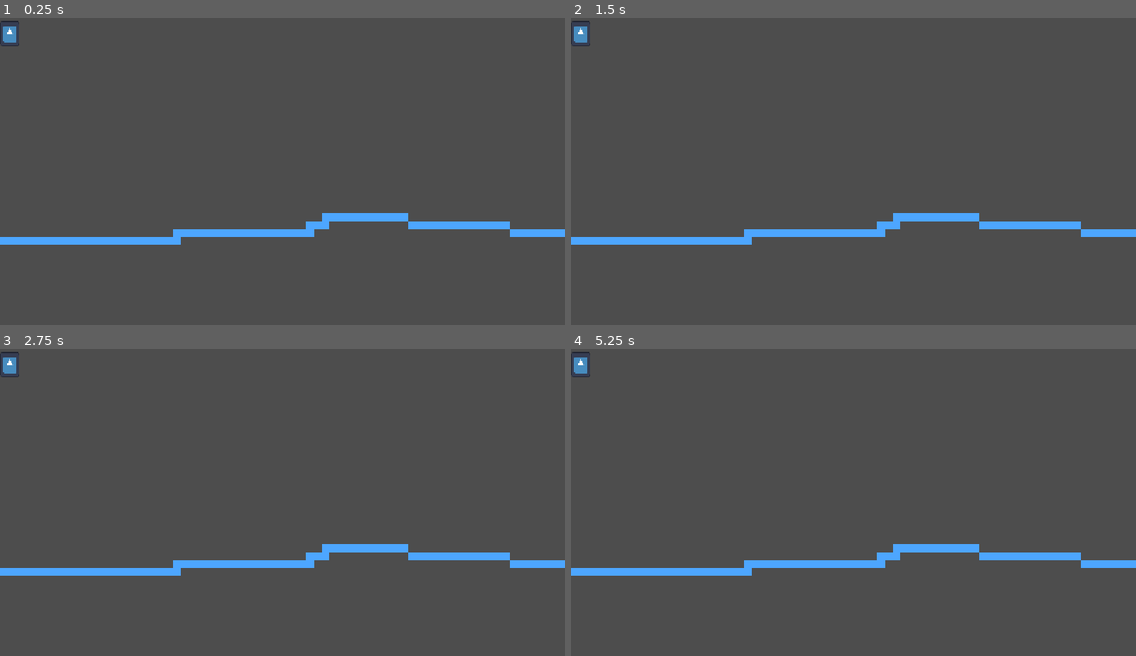
Above: before the commit, frames 1-4 (two rows, left to right).
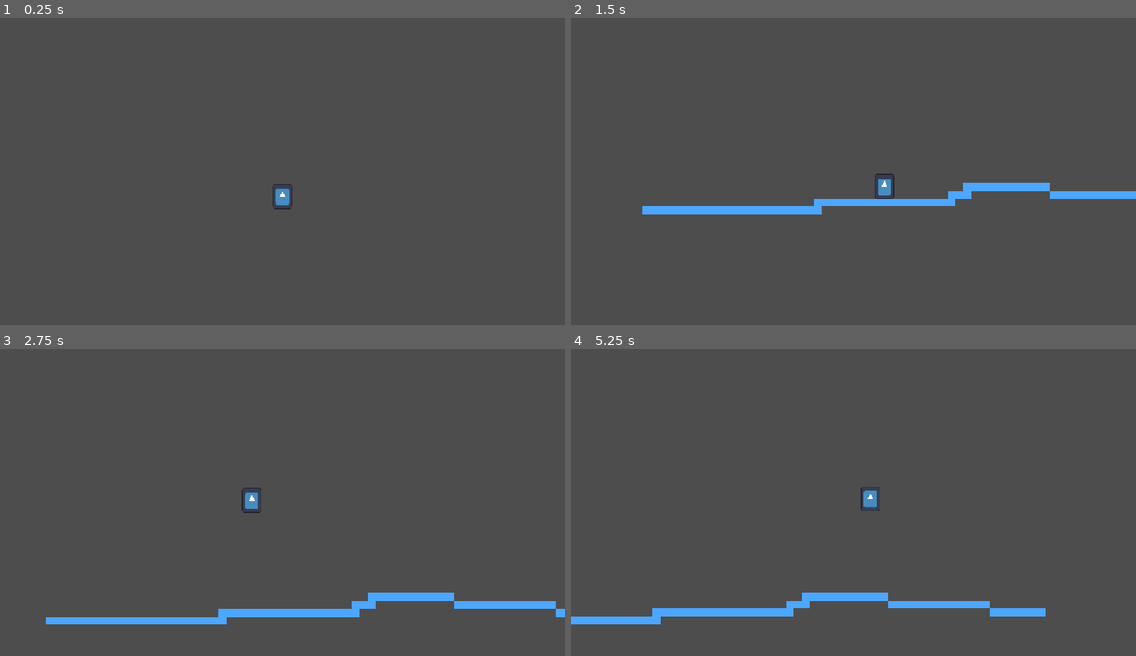
Above: after the commit, the same moments.

Repository: AAA-like-the-batterie/A-game
Game: Godot game, scene res://main.tscn
Two runs of this game, one before a commit and one after it. Both use one fixed random seed, a clock stepped at 60 frames per second and the inputs below. Before the commit the project has no main scene; this scene is started directly in both runs. The engine's default icon, where the game draws it, is replaced by a stand-in: a white triangle on a blue panel in a dark square.
Inputs (mouse positions are in pixels of both pictures, inside the frame that each line leads up to):
- Up to frame 1 (0.25 s): no input
- Up to frame 2 (1.5 s): tap Enter at 0.5 s; move the mouse to (977, 159) at 0.52 s; hold D (right, bound only after the commit) from 0.53 s (still down); tap Space (jump, bound only after the commit) at 0.6, 0.77, 1.07 s; click (977, 159) at 0.67 s; move the mouse to (740, 192) at 1.27 s; tap Alt at 1.35 s
- Up to frame 3 (2.75 s): tap Space (jump, bound only after the commit) at 1.52, 1.55, 1.82, 2.3 s; move the mouse to (339, 438) at 2.02 s; release D (right, bound only after the commit) at 2.03 s; hold Left (left, bound only after the commit) from 2.03 s (still down); tap Shift at 2.1 s
- Up to frame 4 (5.25 s): move the mouse to (825, 570) at 2.77 s; release Left (left, bound only after the commit) at 2.78 s; hold D (right, bound only after the commit) 2.78-4.28 s; tap Space (jump, bound only after the commit) at 2.85, 3.02, 3.32, 3.77, 3.8, 4.07, 4.52, 4.55, 4.82, 5.1 s; click (825, 570) at 2.92 s; move the mouse to (1023, 554) at 3.52 s; tap Alt at 3.6 s; move the mouse to (684, 459) at 4.27 s; hold Left (left, bound only after the commit) 4.28-5.03 s; tap Shift at 4.35 s; move the mouse to (881, 508) at 5.02 s; hold D (right, bound only after the commit) from 5.03 s (still down); click (881, 508) at 5.17 s

The runs differ from the first frame. In frame 1, 3.0% of the frame differs, in the area x 0-100%, y 0-74%; in frame 2, 5.4%; in frame 3, 5.4%, in the area x 0-100%, y 0-90%; in frame 4, 5.3%.

Commit message:
I've just finished the tutorial to make a basic platformer ! I've modified the speed and velocity of the player, and add a camera !

Diff:
--- a/main.tscn
+++ b/main.tscn
@@ -1,5 +1,6 @@
 [gd_scene format=4 uid="uid://c0qqje1hn5jpw"]
 
+[ext_resource type="Script" uid="uid://nlgo8kkpeout" path="res://player.gd" id="1_h2yge"]
 [ext_resource type="Texture2D" uid="uid://bnfr4sa5nch0b" path="res://icon.svg" id="1_ig7tw"]
 [ext_resource type="Texture2D" uid="uid://d1uc6hp6s6myw" path="res://FOND.png" id="2_0xm2m"]
 
@@ -529,6 +530,7 @@
 
 [node name="Player" type="CharacterBody2D" parent="." unique_id=2103296789]
 position = Vector2(22, 28)
+script = ExtResource("1_h2yge")
 
 [node name="Sprite2D" type="Sprite2D" parent="Player" unique_id=518858450]
 position = Vector2(-2, 4)
@@ -539,6 +541,11 @@
 position = Vector2(-2, 4)
 shape = SubResource("RectangleShape2D_nx3u1")
 
+[node name="Camera2D" type="Camera2D" parent="Player" unique_id=1776400328]
+position = Vector2(-2, 4)
+position_smoothing_enabled = true
+position_smoothing_speed = 7.0
+
 [node name="TileMapLayer" type="TileMapLayer" parent="." unique_id=1718142728]
 tile_map_data = PackedByteArray("AAAAABwAAAAAAAUAAAABABwAAAAAAAUAAAACABwAAAAAAAUAAAADABwAAAAAAAUAAAAEABwAAAAAAAUAAAAFAB …(1120 unchanged characters)…
 tile_set = SubResource("TileSet_a1uyq")
--- /dev/null
+++ b/player.gd
@@ -0,0 +1,25 @@
+extends CharacterBody2D
+
+
+const SPEED = 500.0
+const JUMP_VELOCITY = -900.0
+
+
+func _physics_process(delta: float) -> void:
+	# Add the gravity.
+	if not is_on_floor():
+		velocity += get_gravity() * delta
+
+	# Handle jump.
+	if Input.is_action_just_pressed("jump") and is_on_floor():
+		velocity.y = JUMP_VELOCITY
+
+	# Get the input direction and handle the movement/deceleration.
+	# As good practice, you should replace UI actions with custom gameplay actions.
+	var direction := Input.get_axis("left", "right")
+	if direction:
+		velocity.x = direction * SPEED
+	else:
+		velocity.x = move_toward(velocity.x, 0, SPEED)
+
+	move_and_slide()
--- a/project.godot
+++ b/project.godot
@@ -11,6 +11,7 @@
 [application]
 
 config/name="A game"
+run/main_scene="uid://c0qqje1hn5jpw"
 config/features=PackedStringArray("4.7", "Mobile")
 config/icon="uid://bnfr4sa5nch0b"
 
@@ -23,9 +24,31 @@
 
 enabled=PackedStringArray("res://addons/godot_super-wakatime/plugin.cfg")
 
+[input]
+
+right={
+"deadzone": 0.2,
+"events": [Object(InputEventKey,"resource_local_to_scene":false,"resource_name":"","device":-1,"window_id":0,"alt_pressed":false,"shift_pressed":false,"ctrl_pressed":false,"meta_pressed":false,"pressed":false,"keycode":0,"physical_keycode":68,"key_label":0,"unicode":100,"location":0,"echo":false,"script":null)
+, Object(InputEventKey,"resource_local_to_scene":false,"resource_name":"","device":-1,"window_id":0,"alt_pressed":false,"shift_pressed":false,"ctrl_pressed":false,"meta_pressed":false,"pressed":false,"keycode":0,"physical_keycode":4194321,"key_label":0,"unicode":0,"location":0,"echo":false,"script":null)
+]
+}
+left={
+"deadzone": 0.2,
+"events": [Object(InputEventKey,"resource_local_to_scene":false,"resource_name":"","device":-1,"window_id":0,"alt_pressed":false,"shift_pressed":false,"ctrl_pressed":false,"meta_pressed":false,"pressed":false,"keycode":0,"physical_keycode":4194319,"key_label":0,"unicode":0,"location":0,"echo":false,"script":null)
+, Object(InputEventKey,"resource_local_to_scene":false,"resource_name":"","device":-1,"window_id":0,"alt_pressed":false,"shift_pressed":false,"ctrl_pressed":false,"meta_pressed":false,"pressed":false,"keycode":0,"physical_keycode":81,"key_label":0,"unicode":97,"location":0,"echo":false,"script":null)
+]
+}
+jump={
+"deadzone": 0.2,
+"events": [Object(InputEventKey,"resource_local_to_scene":false,"resource_name":"","device":-1,"window_id":0,"alt_pressed":false,"shift_pressed":false,"ctrl_pressed":false,"meta_pressed":false,"pressed":false,"keycode":0,"physical_keycode":32,"key_label":0,"unicode":32,"location":0,"echo":false,"script":null)
+, Object(InputEventKey,"resource_local_to_scene":false,"resource_name":"","device":-1,"window_id":0,"alt_pressed":false,"shift_pressed":false,"ctrl_pressed":false,"meta_pressed":false,"pressed":false,"keycode":0,"physical_keycode":4194320,"key_label":0,"unicode":0,"location":0,"echo":false,"script":null)
+]
+}
+
 [physics]
 
 3d/physics_engine="Jolt Physics"
+2d/default_gravity=2500.0
 
 [rendering]
 
Not shown, added: player.gd.uid
